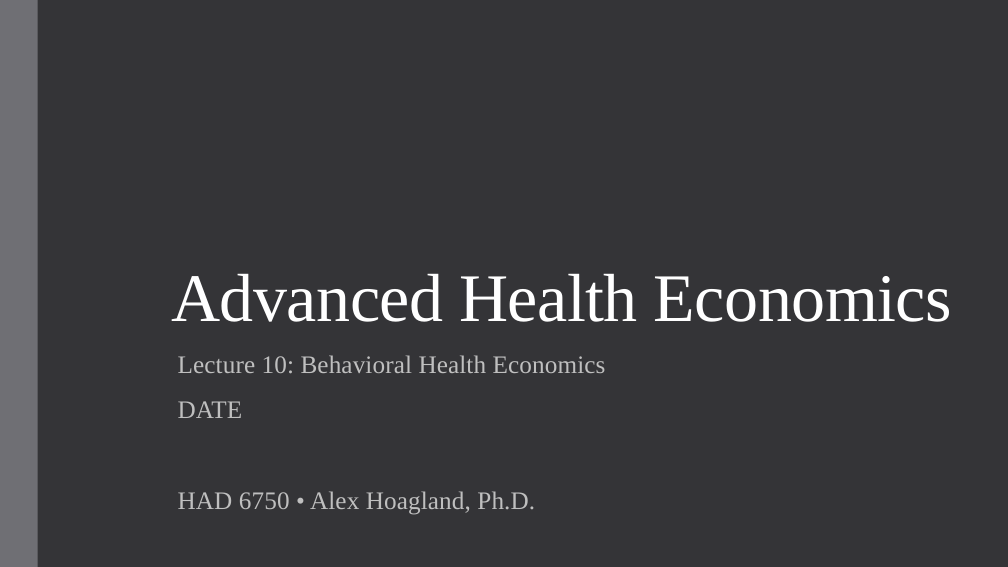
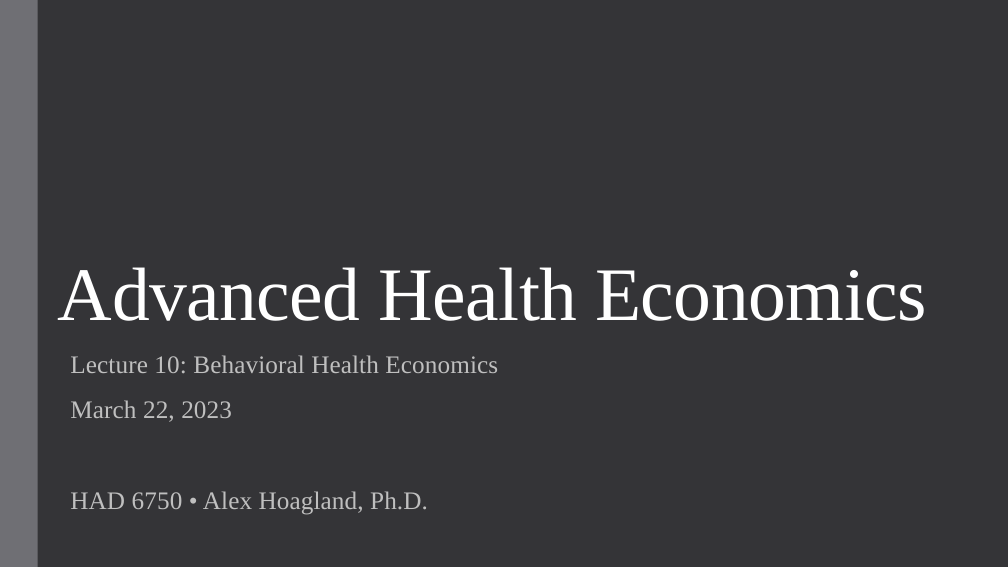
Before and after one commit to alex-hoagland/HAD6750H, a slide deck: slide 1 of Lecture10_BehavioralHealthEcon1/L10Slides_BehavioralHealth_2023W.pptx. Drawn at 1008x567 pixels with LibreOffice and Linux fonts; fonts in the diff are those of the drawing. Boxes give left, top, right and bottom in pixels: in the first picture for what was removed or moved away, otherwise in the second. Text is boxed around its words. In the diff, an @@ line names an element or a change of style, - is before the commit and + after.

```diff
--- a/Lecture10_BehavioralHealthEcon1/L10Slides_BehavioralHealth_2023W.pptx
+++ b/Lecture10_BehavioralHealthEcon1/L10Slides_BehavioralHealth_2023W.pptx
@@ title "Advanced Health Economics" moved from (x1=171, y1=273, x2=952, y2=322) to (x1=58, y1=267, x2=927, y2=321) @@
@@ title "Advanced Health Economics" at (x1=58, y1=267, x2=927, y2=321): size 64.8 to 72 pt @@
@@ subtitle "Lecture 10: Behavioral Health Economics" moved from (x1=178, y1=355, x2=606, y2=515) to (x1=70, y1=355, x2=498, y2=515) @@
@@ subtitle at (x1=70, y1=400, x2=232, y2=422): text changed @@
-DATE
+March 22, 2023
```
Also in this commit, not shown: 3 other slides changed, 29 slides added, 2 slides removed, 1 other file.
